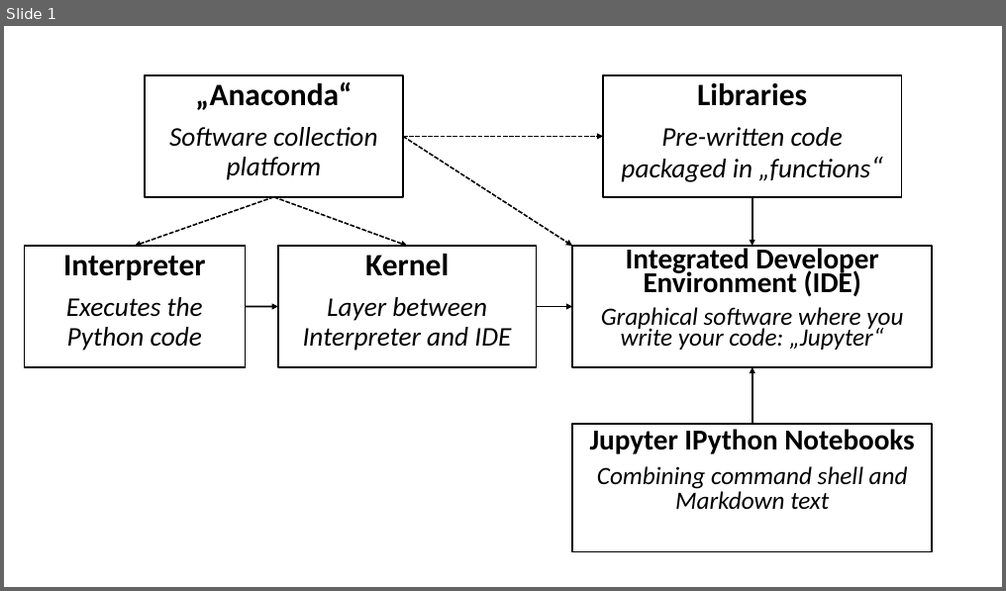
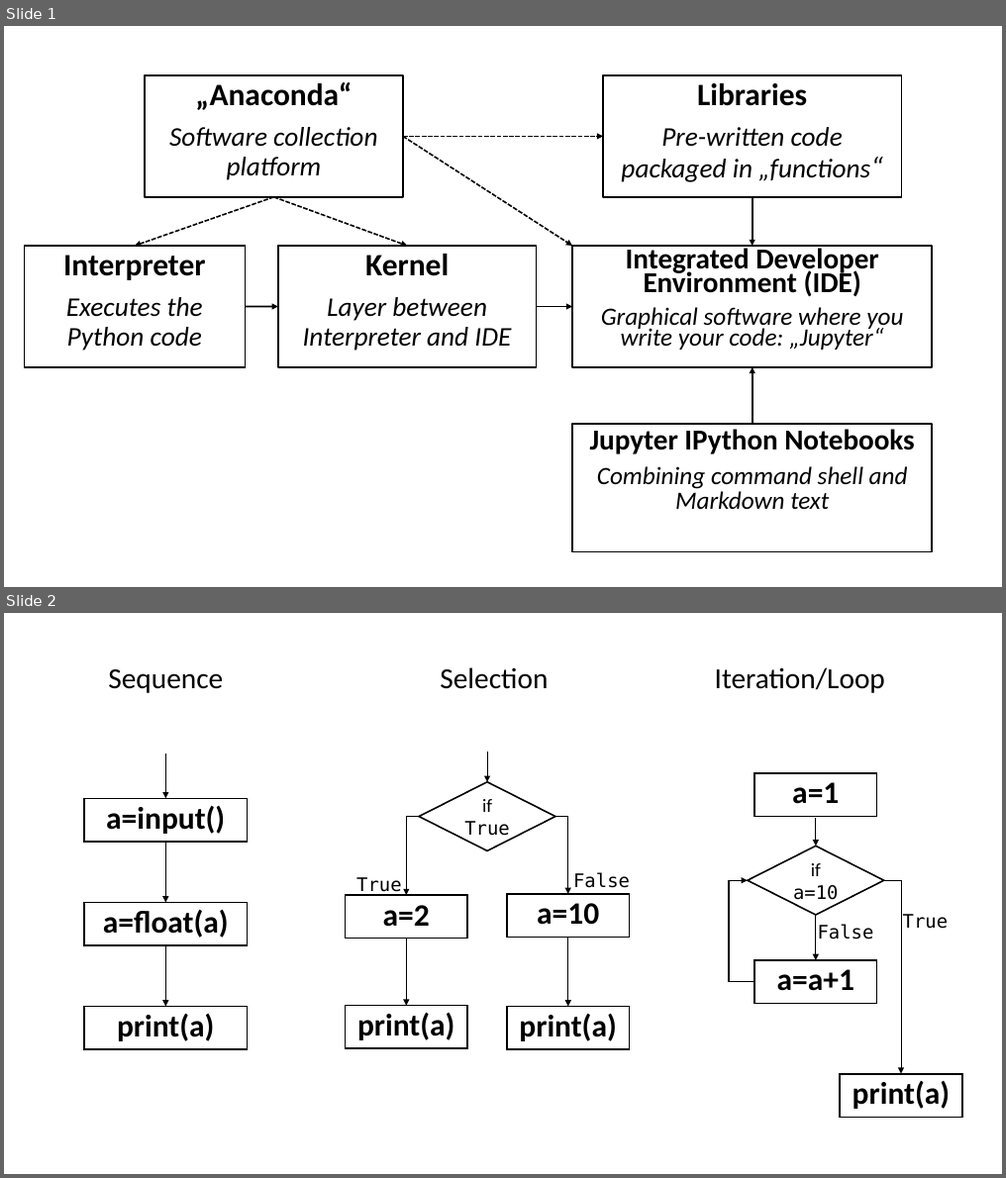
Before and after one commit to daanieo/PythonBasics, a slide deck: Figures/Some figures.pptx. Shown one above the other, each under a label of ours: slide 1 before the commit, slides 1 and 2 after it. The pictures are 1006x591 and 1006x1178 pixels, drawn with LibreOffice and Linux fonts; fonts in the diff are those of the drawing. Boxes give left, top, right and bottom in pixels: in the first picture for what was removed or moved away, otherwise in the second. Text is boxed around its words. In the diff, an @@ line names an element or a change of style, - is before the commit and + after.

```diff
--- a/Figures/Some figures.pptx
+++ b/Figures/Some figures.pptx
@@ slide 2 added at box(4, 613, 1002, 1174), background #FFFFFF @@
@@ text added at box(108, 669, 223, 693), 28 pt, text #000000 @@
+Sequence
@@ text added at box(440, 667, 548, 689), 28 pt, text #000000 @@
+Selection
@@ text added at box(715, 667, 885, 693), 28 pt, text #000000 @@
+Iteration/Loop
@@ arrow added from (165, 754) to (165, 799), #000000 1 pt @@
@@ arrow added from (487, 752) to (487, 782), #000000 1 pt @@
@@ diamond added at box(419, 782, 555, 851), outline #000000 1.5 pt, 18 pt, text #000000 @@
+if True
@@ rectangle added at box(754, 773, 877, 817), fill #FFFFFF, outline #000000 1.5 pt, 30 pt, text #000000, bold @@
+a=1
@@ rectangle added at box(84, 799, 247, 842), fill #FFFFFF, outline #000000 1.5 pt, 30 pt, text #000000, bold @@
+a=input()
@@ elbow arrow added from (419, 817) to (406, 895), #000000 1 pt @@
@@ elbow arrow added from (555, 817) to (568, 894), #000000 1 pt @@
@@ arrow added from (816, 818) to (816, 846), #000000 1 pt @@
@@ arrow added from (165, 842) to (165, 903), #000000 1 pt @@
@@ diamond added at box(747, 846, 884, 915), outline #000000 1.5 pt, 18 pt, text #000000 @@
+if a=10
@@ text added at box(356, 877, 402, 896), 18 pt, text #000000 @@
+True
@@ text added at box(573, 872, 630, 888), 18 pt, text #000000 @@
+False
@@ rectangle added at box(84, 903, 247, 947), fill #FFFFFF, outline #000000 1.5 pt, 30 pt, text #000000, bold @@
+a=float(a)
@@ rectangle added at box(346, 895, 468, 939), fill #FFFFFF, outline #000000 1.5 pt, 30 pt, text #000000, bold @@
+a=2
@@ rectangle added at box(507, 894, 630, 937), fill #FFFFFF, outline #000000 1.5 pt, 30 pt, text #000000, bold @@
+a=10
@@ elbow arrow added from (754, 982) to (747, 880), #000000 1 pt @@
@@ elbow arrow added from (884, 880) to (901, 1074), #000000 1 pt @@
@@ arrow added from (406, 939) to (406, 1006), #000000 1 pt @@
@@ arrow added from (568, 937) to (568, 1007), #000000 1 pt @@
@@ arrow added from (816, 916) to (816, 960), #000000 1 pt @@
@@ text added at box(818, 924, 874, 940), 18 pt, text #000000 @@
+False
@@ text added at box(903, 914, 948, 929), 18 pt, text #000000 @@
+True
@@ arrow added from (165, 946) to (165, 1007), #000000 1 pt @@
@@ rectangle added at box(754, 960, 877, 1004), fill #FFFFFF, outline #000000 1.5 pt, 30 pt, text #000000, bold @@
+a=a+1
@@ rectangle added at box(84, 1007, 247, 1051), fill #FFFFFF, outline #000000 1.5 pt, 30 pt, text #000000, bold @@
+print(a)
@@ rectangle added at box(346, 1006, 468, 1050), fill #FFFFFF, outline #000000 1.5 pt, 30 pt, text #000000, bold @@
+print(a)
@@ rectangle added at box(507, 1007, 630, 1051), fill #FFFFFF, outline #000000 1.5 pt, 30 pt, text #000000, bold @@
+print(a)
@@ rectangle added at box(841, 1074, 963, 1118), fill #FFFFFF, outline #000000 1.5 pt, 30 pt, text #000000, bold @@
+print(a)
```
Also in this commit, not shown: 3 other files.
